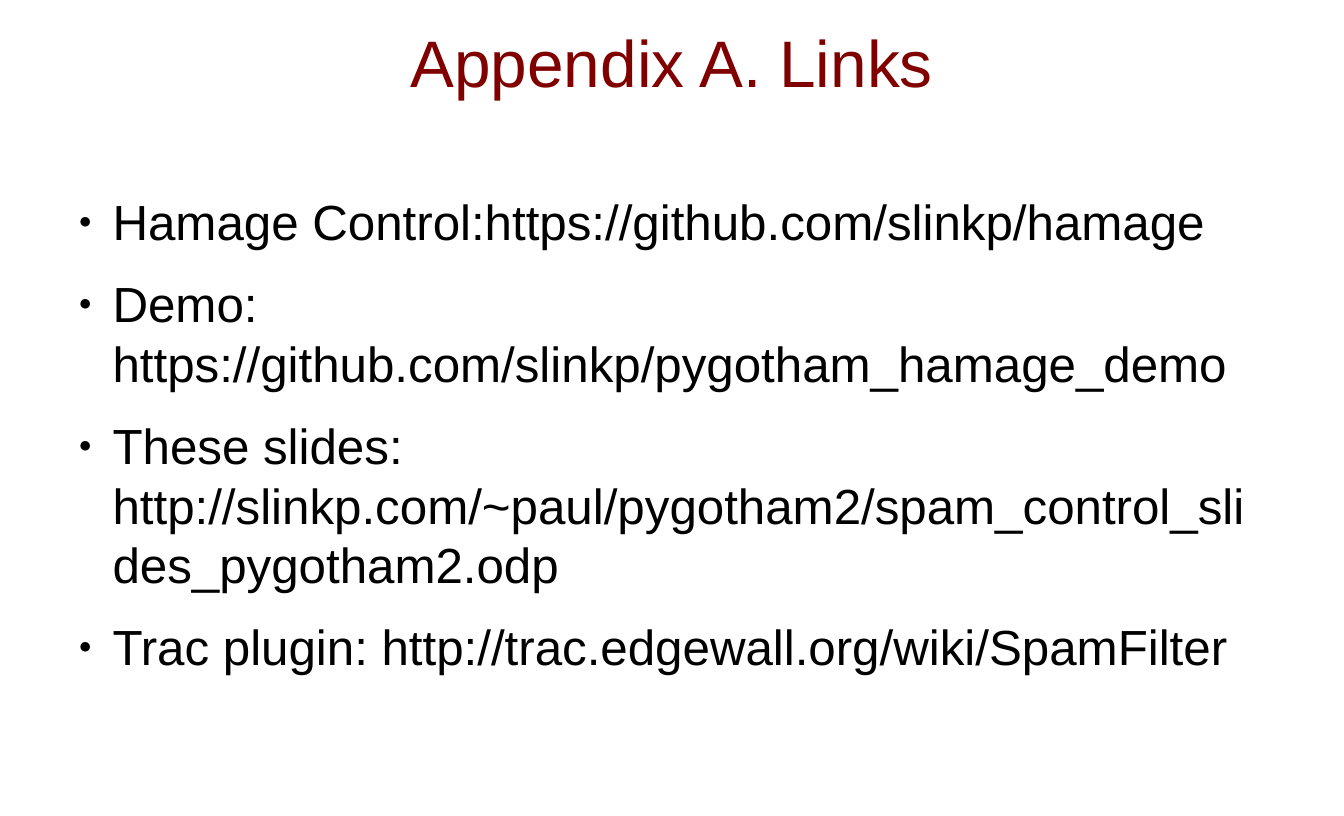
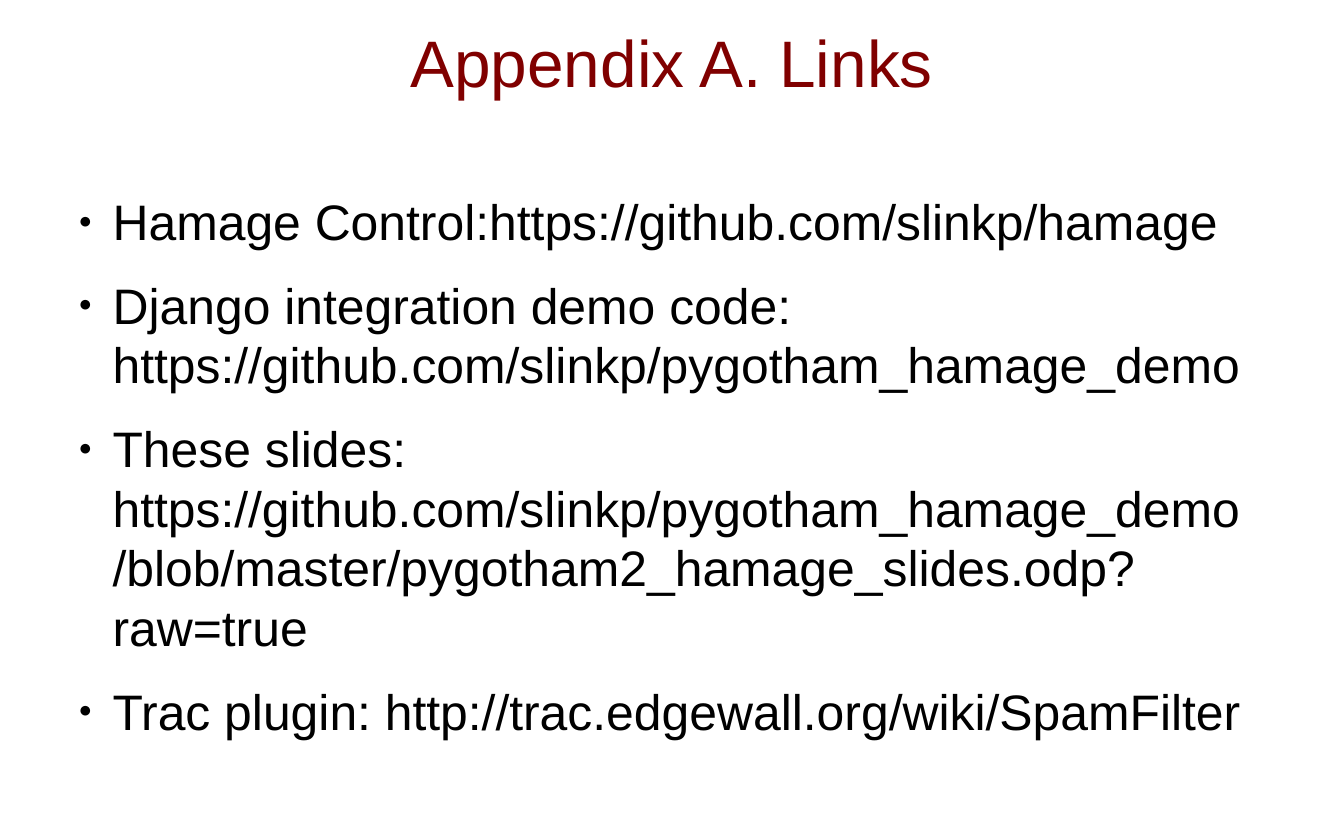
Before and after one commit to slinkp/pygotham_hamage_demo, a slide deck: slide 38 of pygotham2_hamage_slides.odp. Drawn at 1344x816 pixels with LibreOffice and Linux fonts; fonts in the diff are those of the drawing. Boxes give left, top, right and bottom in pixels: in the first picture for what was removed or moved away, otherwise in the second. Text is boxed around its words. In the diff, an @@ line names an element or a change of style, - is before the commit and + after.

Commit message:
update links in presentation slides

```diff
--- a/pygotham2_hamage_slides.odp
+++ b/pygotham2_hamage_slides.odp
@@ text at (x1=113, y1=204, x2=1240, y2=740): size 37 to 37.4 pt in "Hamage Control:https://github.com/slinkp/hamage", "Trac plugin: http://trac.edgewall.org/wiki/SpamFilter" @@
@@ text at (x1=113, y1=288, x2=1240, y2=647): text changed; size 37 to 37.4 pt @@
-● Demo: https://github.com/slinkp/pygotham_hamage_demo
-● These slides: http://slinkp.com/~paul/pygotham2/spam_control_slides_pygotham2.odp
+● Django integration demo code: https://github.com/slinkp/pygotham_hamage_demo
+● These slides: https://github.com/slinkp/pygotham_hamage_demo/blob/master/pygotham2_hamage_slides.odp?raw=true
```
